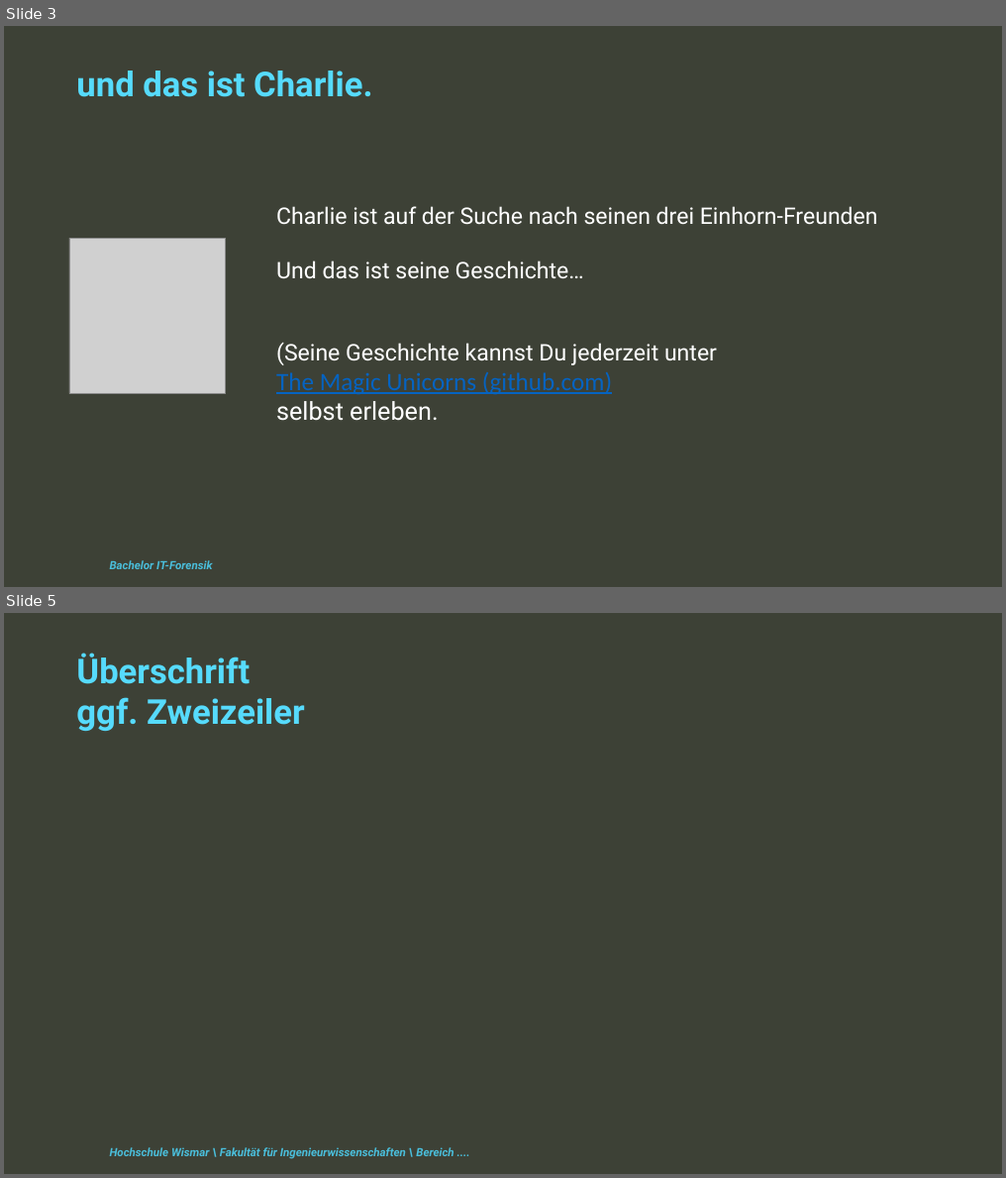
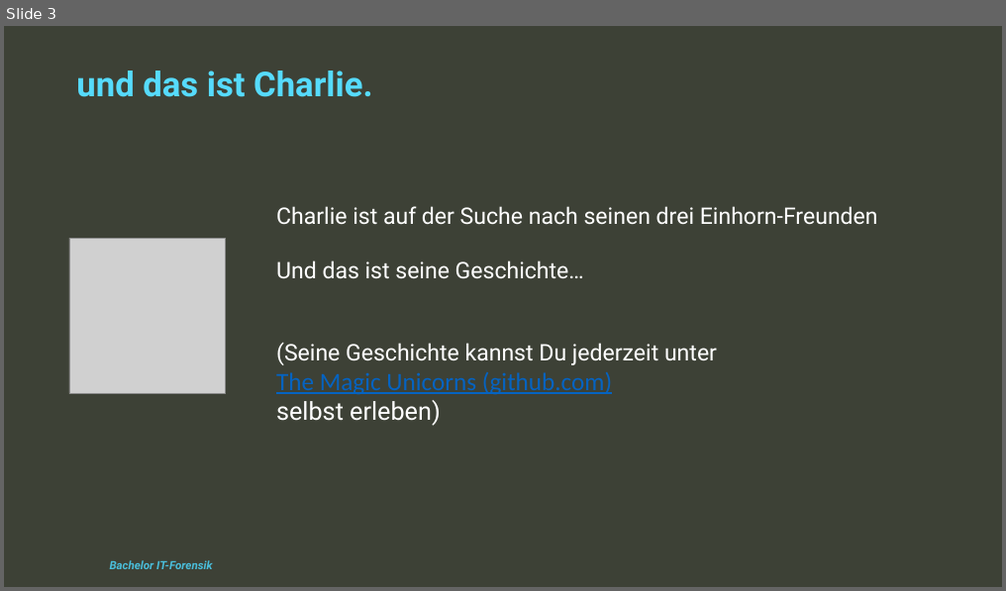
Before and after one commit to The-Magic-Unicorns/pythonescaperoom, a slide deck: TheStory/ProgrammierungII_Gruppe6Mün_EscapeRoom_Präsentation.pptx. Shown one above the other, each under a label of ours: slides 3 and 5 before the commit, slide 3 after it; the slides between them are not shown. The pictures are 1006x1178 and 1006x591 pixels, drawn with LibreOffice and Linux fonts; fonts in the diff are those of the drawing; grey boxes stand for pictures; background and template pictures are left out. Boxes give left, top, right and bottom in pixels: in the first picture for what was removed or moved away, otherwise in the second. Text is boxed around its words. In the diff, an @@ line names an element or a change of style, - is before the commit and + after.

```diff
--- a/TheStory/ProgrammierungII_Gruppe6Mün_EscapeRoom_Präsentation.pptx
+++ b/TheStory/ProgrammierungII_Gruppe6Mün_EscapeRoom_Präsentation.pptx
@@ slide 5 removed at (4, 613, 1002, 1174), background #3D4136 @@
@@ text removed at (76, 653, 305, 731) @@
-Überschrift
-ggf. Zweizeiler
@@ text removed at (110, 1148, 453, 1159) @@
-Hochschule Wismar \ Fakultät für Ingenieurwissenschaften \ Bereich ....
@@ slide 3 changed as well @@
@@ text at (276, 400, 441, 426): text changed @@
-selbst erleben.
+selbst erleben)
```
Also in this commit, not shown: 1 other slide changed, 12 slides added, 1 other slide removed.
